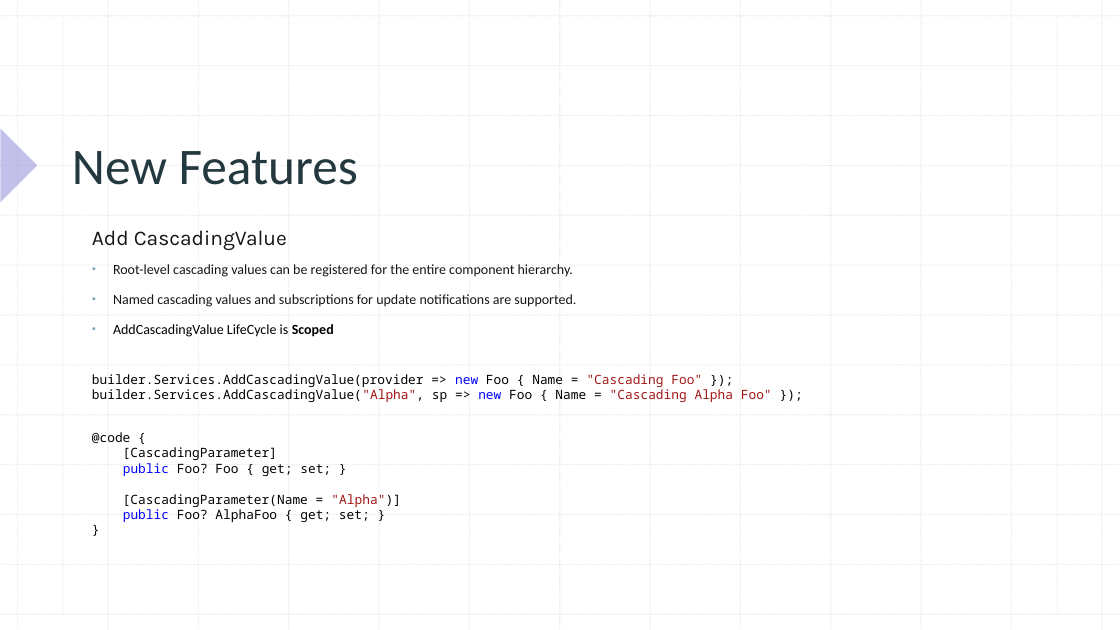
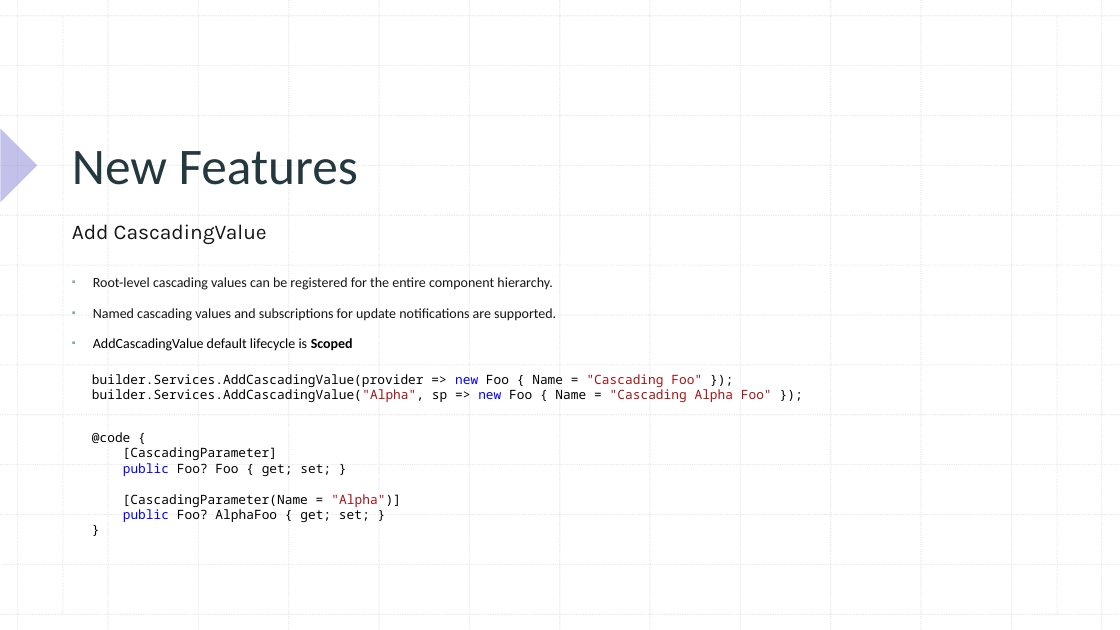
Before and after one commit to xccu/NetCore-Demo, a slide deck: slide 20 of Blazor in .net 8.pptx (slide 25 before the commit). Drawn at 1120x630 pixels with LibreOffice and Linux fonts; fonts in the diff are those of the drawing. Boxes give left, top, right and bottom in pixels: in the first picture for what was removed or moved away, otherwise in the second. Text is boxed around its words. In the diff, an @@ line names an element or a change of style, - is before the commit and + after.

```diff
--- a/Blazor in .net 8.pptx
+++ b/Blazor in .net 8.pptx
@@ text "Add CascadingValue" moved from (x1=92, y1=230, x2=287, y2=250) to (x1=72, y1=224, x2=267, y2=244) @@
@@ text "Root-level cascading values can be ..." moved from (x1=113, y1=264, x2=576, y2=337) to (x1=93, y1=277, x2=556, y2=351) @@
@@ text at (x1=93, y1=338, x2=353, y2=351): text changed @@
-▪ AddCascadingValue LifeCycle is Scoped
+▪ AddCascadingValue default lifecycle is Scoped
```
Also in this commit, not shown: 6 other slides changed, 5 slides added, 7 slides removed, 39 other files.
